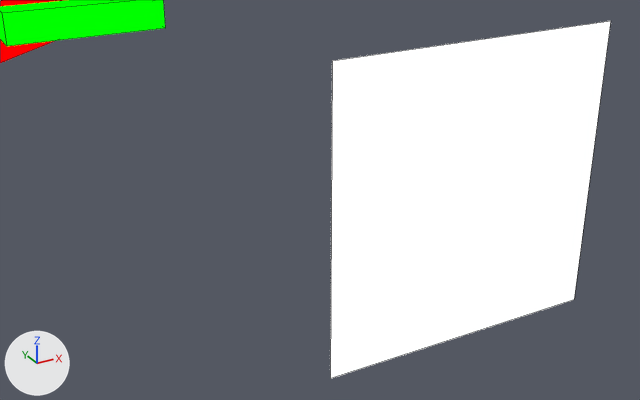
The Blender file assets-source/blender/motion/argentinosaurus-roar.blend: old version first, new version second.
The view is the same before and after, from a 50 mm lens placed at (130.57, -33.57, 63.48), pointed at (132.84, -29.45, 61.42). The lights are fixed; the arrows at lower left show +X, +Y and +Z. The older version comes first. Mesh edges are drawn as thin lines.

The first picture shows 'DinoTycoon_Motion_argentinosaurus_roar_eye', 'DinoTycoon_Motion_argentinosaurus_roar_head', 'DinoTycoon_Motion_argentinosaurus_roar_jaw'.
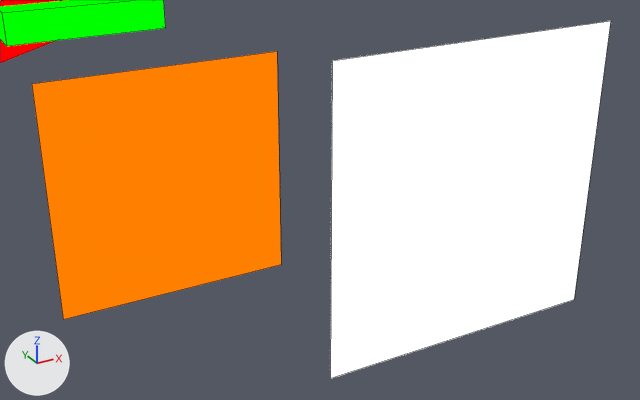
Location of each change, (x1, y1, x2, y2) in pixels of the pictures (640 x 400 px):
'DinoTycoon_Motion_argentinosaurus_roar_eye_white', added (orange)
    after: (32, 51, 281, 320)

What changed in the scene script:
```text
Add mat_dinotycoon_role_y:
    mat_dinotycoon_role_y = emission_material('DinoTycoon_Role_Y')
    mat_dinotycoon_role_y.base_color = (1.0, 0.216, 0.0)  # orange #ff8000
Add me_dinotycoon_motion_argentinosaurus_roar_sample_eye_white:
    me_dinotycoon_motion_argentinosaurus_roar_sample_eye_white.from_pydata([(131.4, -29.0, 62.2), (132.8, -29.0, 62.2), (132.8, -29.0, 60.8), (131.4, -29.0, 60.8), (131.4, -29.0, 62.2), (132.8, -29.0, 62.2), (132.8, -29.0, 60.8), (131.4, -29.0, 60.8)], [], [(3, 2, 1, 0), (4, 5, 6, 7), (0, 1, 5, 4), (1, 2, 6, 5), (2, 3, 7, 6), (3, 0, 4, 7)])
    me_dinotycoon_motion_argentinosaurus_roar_sample_eye_white.materials.append(mat_dinotycoon_role_y)  # orange #ff8000
Add ob_dinotycoon_motion_argentinosaurus_roar_eye_white:
    ob_dinotycoon_motion_argentinosaurus_roar_eye_white = bpy.data.objects.new('DinoTycoon_Motion_argentinosaurus_roar_eye_white', me_dinotycoon_motion_argentinosaurus_roar_sample_eye_white)
    ob_dinotycoon_motion_argentinosaurus_roar_eye_white.location = (0.0, 0.0, 0.0)
```
